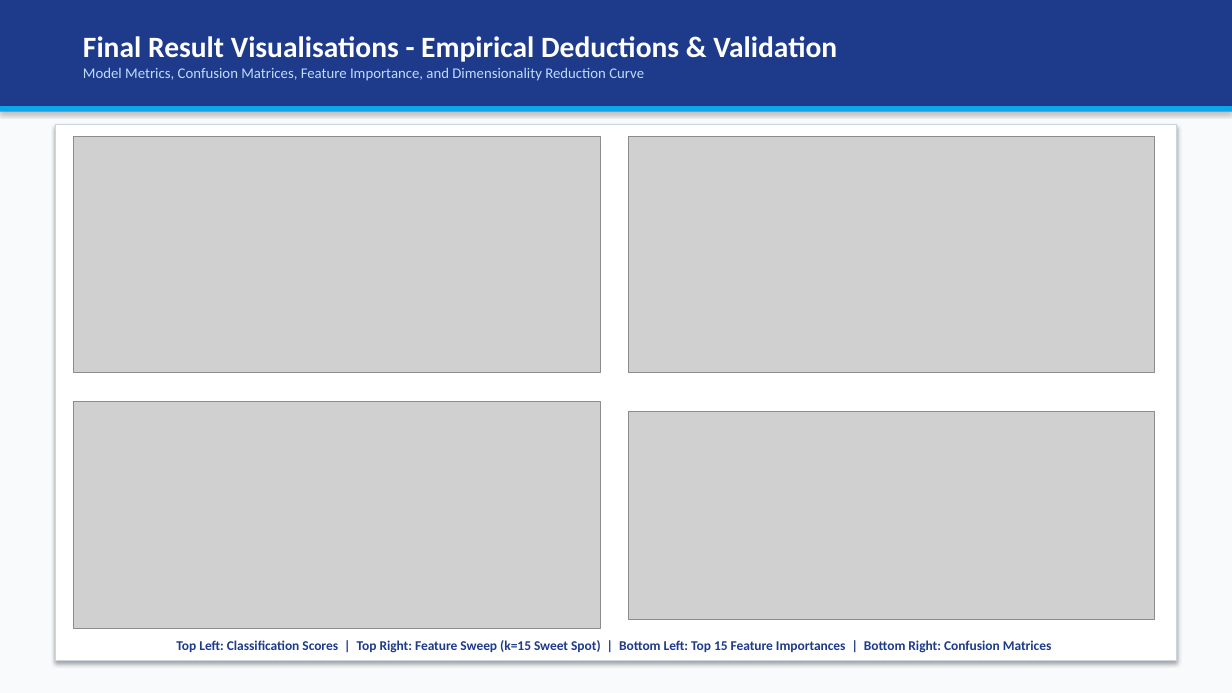
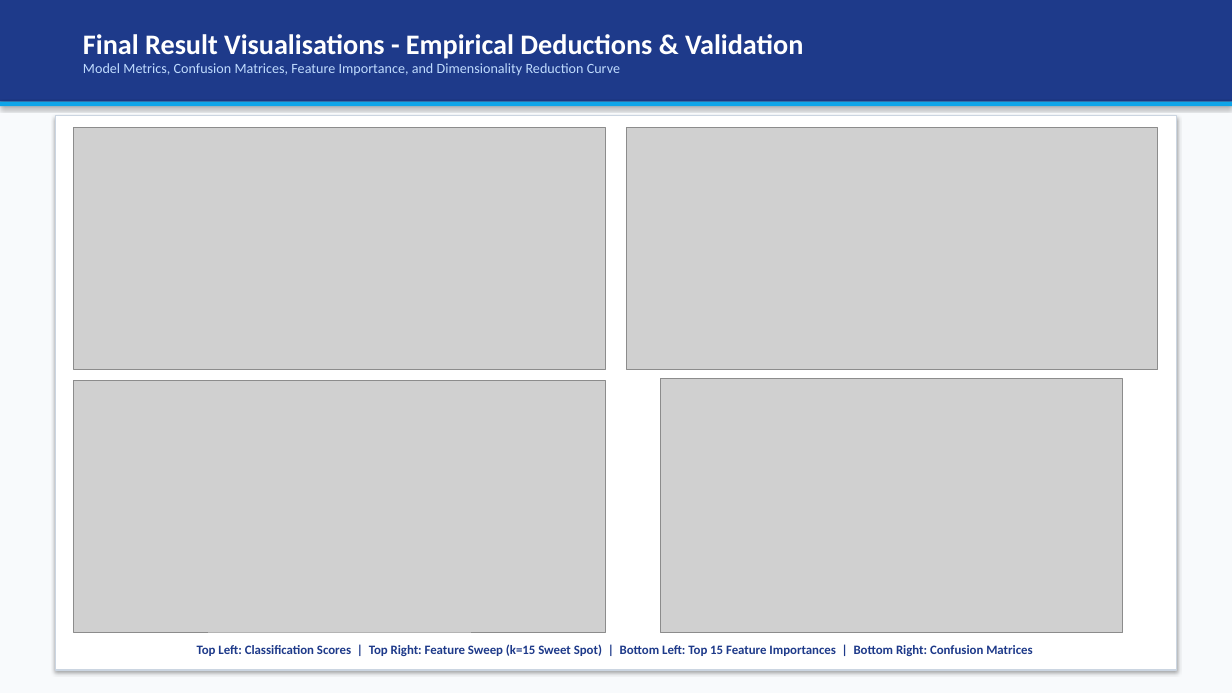
Before and after one commit to boringGuru347/DN-Project, a slide deck: slide 4 of midlab_ml_experiment/Data_Networks_Final_Evaluation_Presentation.pptx. Drawn at 1232x693 pixels with LibreOffice and Linux fonts; fonts in the diff are those of the drawing; grey boxes stand for pictures. Boxes give left, top, right and bottom in pixels: in the first picture for what was removed or moved away, otherwise in the second. Text is boxed around its words. In the diff, an @@ line names an element or a change of style, - is before the commit and + after.

Commit message:
fix(presentation): resolve table overlaps, text wrapping, axis label clashing, and 2x2 confusion matrix grid

```diff
--- a/midlab_ml_experiment/Data_Networks_Final_Evaluation_Presentation.pptx
+++ b/midlab_ml_experiment/Data_Networks_Final_Evaluation_Presentation.pptx
@@ rectangle: place and size @@
-rectangle at (0, 0, 1232, 106)
+rectangle at (0, 0, 1232, 102)
@@ text "Final Result Visualisations - Empirical ..." at (83, 34, 803, 75): size 23 to 22 pt in "Final Result Visualisations - Empirical Deductions & ..."; size 11.5 to 11 pt in "Model Metrics, Confusion Matrices, Feature Importance, and ..." @@
@@ rectangle: place and size @@
-rectangle at (0, 106, 1232, 112)
+rectangle at (0, 102, 1232, 106)
@@ rectangle: place and size @@
-rectangle at (55, 125, 1177, 661)
+rectangle at (55, 116, 1177, 670)
@@ rectangle at (55, 116, 1177, 670): outline #CBD5E1 1.2 pt to #CBD5E1 1.1 pt @@
@@ picture: place and size @@
-picture at (74, 137, 601, 372)
+picture at (74, 128, 605, 370)
@@ picture: place and size @@
-picture at (628, 137, 1155, 372)
+picture at (627, 128, 1158, 370)
@@ picture: place and size @@
-picture at (74, 402, 601, 628)
+picture at (74, 381, 605, 632)
@@ picture: place and size @@
-picture at (628, 411, 1155, 619)
+picture at (661, 379, 1123, 633)
@@ text "Top Left: Classification Scores | ..." at (197, 644, 1032, 656): size 10.5 to 10 pt @@
```
Also in this commit, not shown: 3 other slides changed, 9 other files.
